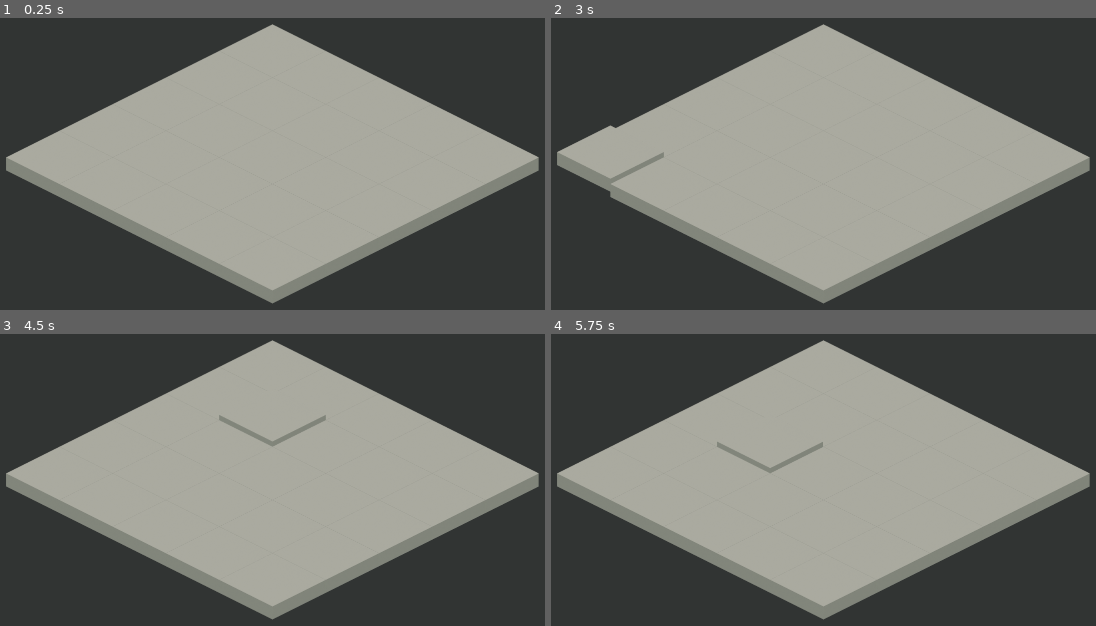
Above: before the commit, frames 1-4 (two rows, left to right).
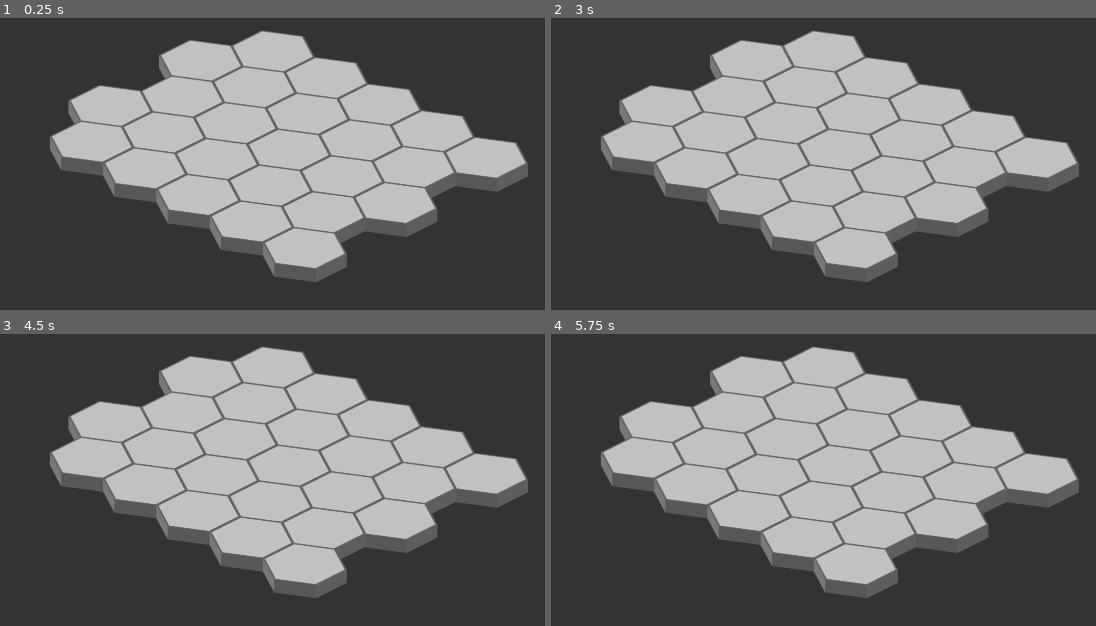
Above: after the commit, the same moments.

Repository: derUbermenk/IsoMapMaker
Game: Godot game, scene res://Scenes/MapGenerator.tscn
Two runs of this game, one before a commit and one after it. Both use one fixed random seed, a clock stepped at 60 frames per second and the inputs below.
Inputs (mouse positions are in pixels of both pictures, inside the frame that each line leads up to):
- Up to frame 1 (0.25 s): no input
- Up to frame 2 (3 s): tap Enter at 0.5, 2 s; move the mouse to (769, 91) at 0.52 s; tap Space at 1.25, 2.75 s; move the mouse to (719, 111) at 1.27 s; move the mouse to (665, 137) at 2.02 s; move the mouse to (610, 166) at 2.77 s
- Up to frame 3 (4.5 s): tap Enter at 3.5 s; move the mouse to (5, 509) at 3.52 s; tap Space at 4.25 s; move the mouse to (272, 433) at 4.27 s
- Up to frame 4 (5.75 s): move the mouse to (769, 453) at 5.02 s

The runs differ from the first frame. In frame 1, 50% of the frame differs, in the area x 1-99%, y 2-98%; in frame 2, 50%; in frame 3, 50%; in frame 4, 50%.

Commit message:
add isometric hex grid builder logic

Diff:
--- /dev/null
+++ b/Scenes/HexTile.tscn
@@ -0,0 +1,15 @@
+[gd_scene load_steps=3 format=2]
+
+[ext_resource path="res://Assets/Tiles/hex.png" type="Texture" id=1]
+[ext_resource path="res://Assets/Tiles/hex_square.png" type="Texture" id=2]
+
+[node name="HexTile" type="Node2D"]
+
+[node name="Hex" type="Sprite" parent="."]
+texture = ExtResource( 1 )
+offset = Vector2( 128, -256 )
+
+[node name="HexSquare" type="Sprite" parent="."]
+visible = false
+texture = ExtResource( 2 )
+offset = Vector2( 128, -256 )
--- a/Scenes/MapGenerator.gd
+++ b/Scenes/MapGenerator.gd
@@ -1,6 +1,8 @@
 extends Node2D
 
-var tile_scene = load("res://Scenes/Tile.tscn")
+var hex_tile_coord = "res://Scenes/HexTile.tscn"
+var tile_coord = "res://Scenes/Tile.tscn"
+var tile_scene = load(hex_tile_coord)
 
 # represents number of tiles
 var world_size = 5
@@ -9,6 +11,7 @@
 # isometric boxes have 2:1 width:height ratio
 var tile_width = 256
 var tile_height = 128
+var y_off = 0.85 # didn't know how I came up with this
 
 onready var sorter = get_node("YSort")
 
@@ -22,9 +25,30 @@
 	track_mouse_loc()
 
 func draw_world():
-	for x in world_size:
-		for y in world_size:
-			draw_tile(x, y)
+	for y in world_size:
+		for x in world_size:
+			if y % 2 != 0:
+				x -= 0.5
+			draw_hex_tile(x, y)
+
+func draw_hex_tile(x, y):
+	# resize i_hat and j_hat vectors accoriding to tile width and height
+		# divide tile_width by 2 since original takes more than 2 reference tiles
+		# ref tile is 1:1
+	var i_hat = Vector2(1 * tile_width / 2, 0.5 * tile_height)
+	var j_hat = Vector2(-1 * tile_width / 2, 0.5 * tile_height)
+	# note tile position/pivot is in bottom left of sprite
+
+
+	var tile_position: Vector2 = (x * i_hat) + (y * y_off * j_hat)
+
+	var tile = tile_scene.instance()
+	tile.position = tile_position
+
+	# YSort arranges draw order by y position.
+	get_node("YSort").add_child(tile)
+
+
 
 func draw_tile(x, y):
 	# resize i_hat and j_hat vectors accoriding to tile width and height
@@ -44,5 +68,3 @@
 
 func track_mouse_loc():
 	var mouse_pos = get_global_mouse_position()
-	print("x: ", mouse_pos.x)
-	print("y: ", mouse_pos.y, "\n")
Binary file added: Assets/Tiles/hex.png
Not shown, added: Assets/Tiles/hex.png.import
Binary file added: Assets/Tiles/hex_iso.png
Not shown, added: Assets/Tiles/hex_iso.png.import
Binary file added: Assets/Tiles/hex_square.png
Not shown, added: Assets/Tiles/hex_square.png.import
